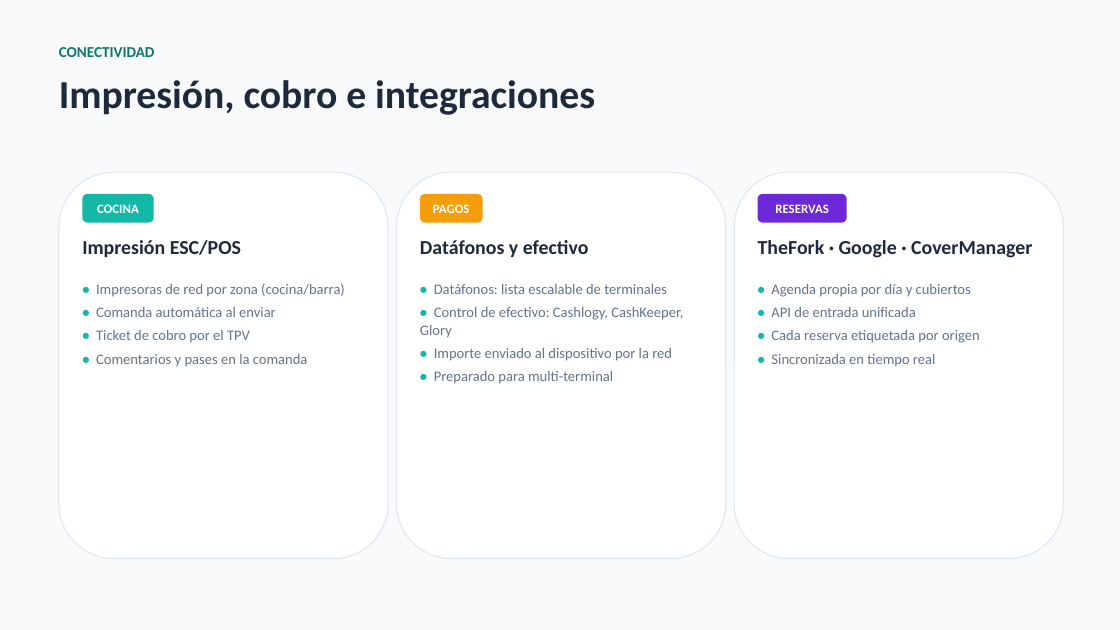
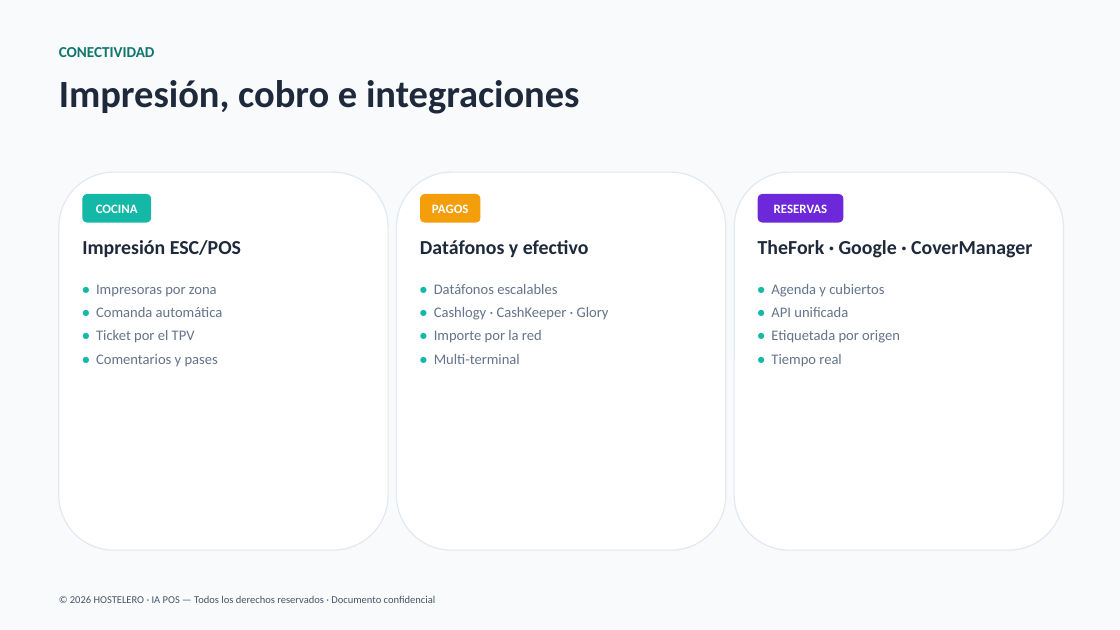
Before and after one commit to joanserramiret/HOSTELERO, a slide deck: slide 10 of HOSTELERO-Presentacion.pptx (slide 8 before the commit). Drawn at 1120x630 pixels with LibreOffice and Linux fonts; fonts in the diff are those of the drawing. Boxes give left, top, right and bottom in pixels: in the first picture for what was removed or moved away, otherwise in the second. Text is boxed around its words. In the diff, an @@ line names an element or a change of style, - is before the commit and + after.

Commit message:
HOSTELERO IA

```diff
--- a/HOSTELERO-Presentacion.pptx
+++ b/HOSTELERO-Presentacion.pptx
@@ text "Impresión, cobro e integraciones" at [59,80,580,114]: size 34 to 33 pt @@
@@ rounded rectangle: place and size @@
-rounded rectangle at [59,172,388,559]
+rounded rectangle at [59,172,388,550]
@@ rounded rectangle: place and size @@
-rounded rectangle at [397,172,726,559]
+rounded rectangle at [397,172,726,550]
@@ rounded rectangle: place and size @@
-rounded rectangle at [734,172,1064,559]
+rounded rectangle at [734,172,1064,550]
@@ text at [96,284,223,367]: text changed @@
-• Impresoras de red por zona (cocina/barra)
-• Comanda automática al enviar
-• Ticket de cobro por el TPV
-• Comentarios y pases en la comanda
+• Impresoras por zona
+• Comanda automática
+• Ticket por el TPV
+• Comentarios y pases
@@ text at [434,284,609,364]: text changed @@
-• Datáfonos: lista escalable de terminales
-• Control de efectivo: Cashlogy, CashKeeper, Glory
-• Importe enviado al dispositivo por la red
-• Preparado para multi-terminal
+• Datáfonos escalables
+• Cashlogy · CashKeeper · Glory
+• Importe por la red
+• Multi-terminal
@@ text at [771,284,900,367]: text changed @@
-• Agenda propia por día y cubiertos
-• API de entrada unificada
-• Cada reserva etiquetada por origen
-• Sincronizada en tiempo real
+• Agenda y cubiertos
+• API unificada
+• Etiquetada por origen
+• Tiempo real
@@ text added at [70,595,435,603], 9 pt, text #475569 @@
+© 2026 HOSTELERO · IA POS — Todos los derechos reservados · Documento confidencial
```
Also in this commit, not shown: 7 other slides changed, 5 slides added, 3 slides removed, 17 other files.
